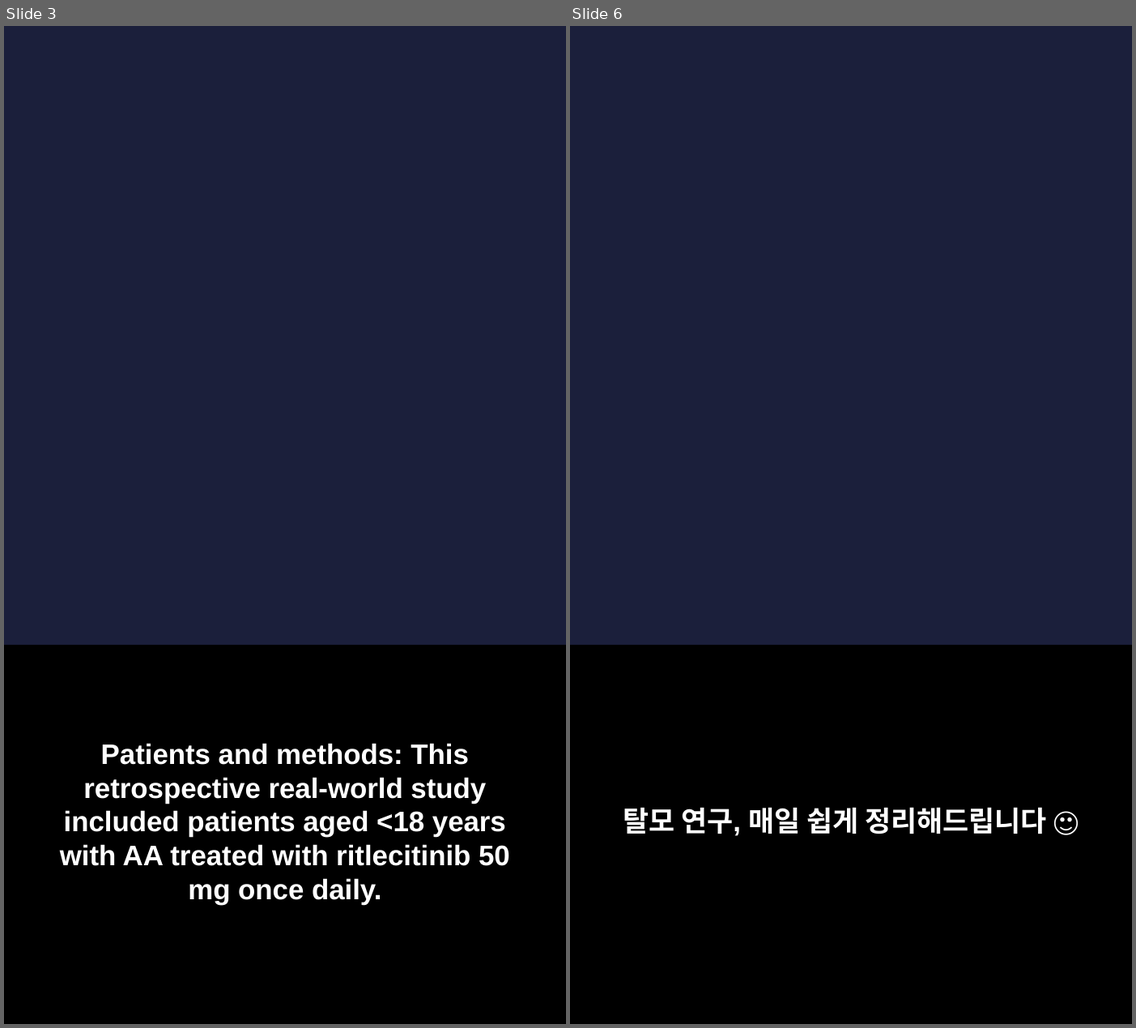
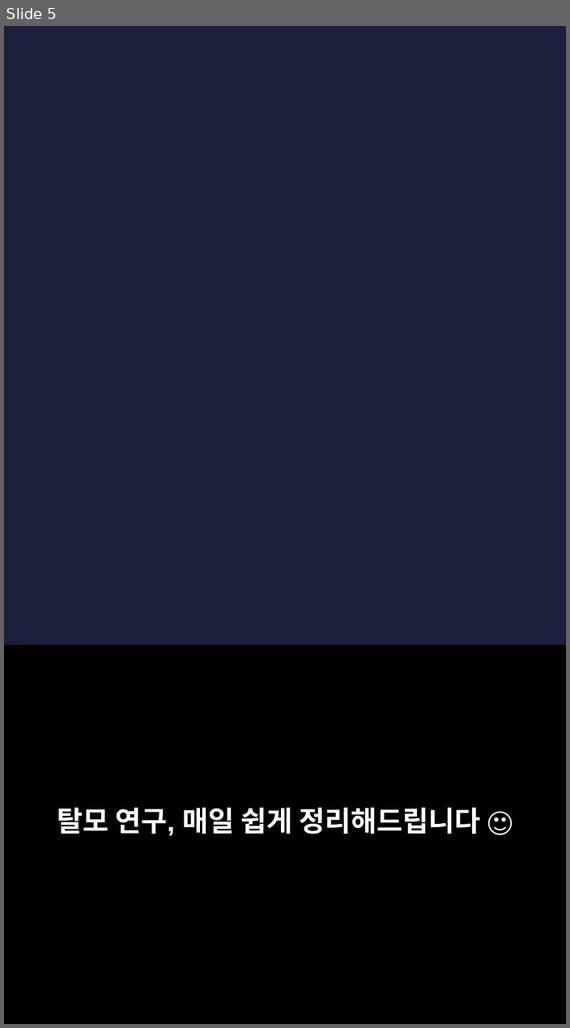
Before and after one commit to hyokang2010-BJ-ANTH/product-builder-test, a slide deck: pwa/data/latest/slides.pptx. Shown side by side, each under a label of ours: slides 3 and 6 before the commit, slide 5 after it; the slides between them are not shown. The pictures are 1136x1028 and 570x1028 pixels, drawn with LibreOffice and Linux fonts; fonts in the diff are those of the drawing; background and template pictures are left out. Boxes give left, top, right and bottom in pixels: in the first picture for what was removed or moved away, otherwise in the second. Text is boxed around its words. In the diff, an @@ line names an element or a change of style, - is before the commit and + after.

```diff
--- a/pwa/data/latest/slides.pptx
+++ b/pwa/data/latest/slides.pptx
@@ slide 3 removed at box(4, 26, 566, 1024), background picture (left out) @@
@@ rectangle removed at box(4, 646, 566, 1024) @@
@@ text removed at box(60, 743, 510, 905) @@
-Patients and methods: This retrospective real-world study included patients aged <18 years with AA treated with ritlecitinib 50 mg once daily.
@@ what was slide 6 is now slide 5 @@
```
Also in this commit, not shown: 4 slides changed, 4 slides added, 3 other slides removed, 27 other files.
